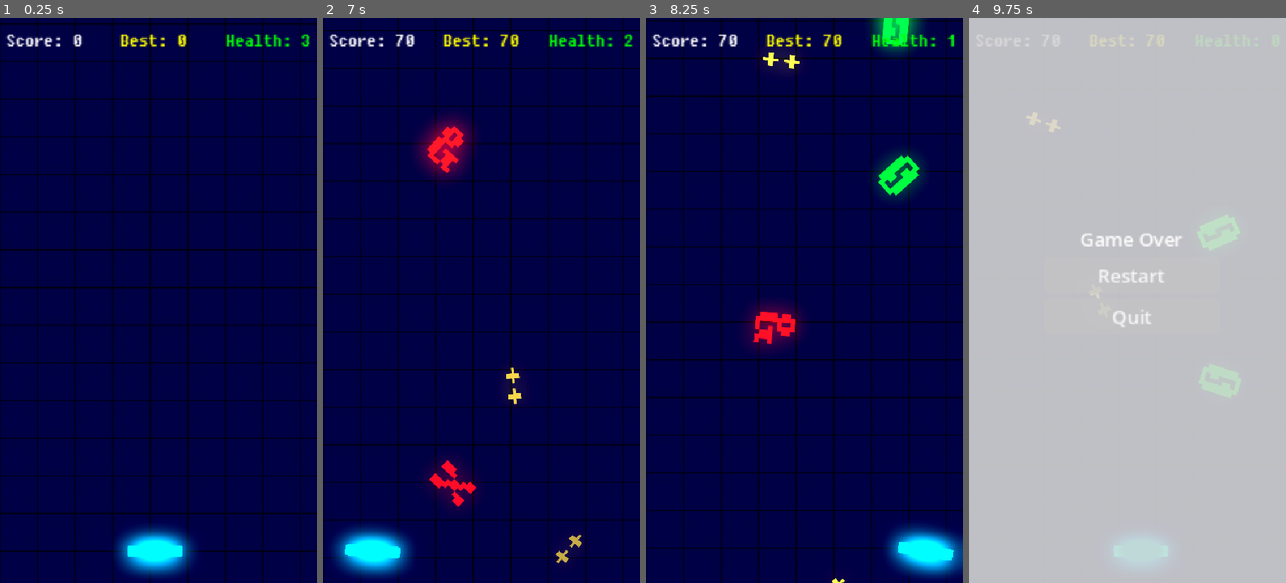
Above: before the commit, frames 1-4 (left to right).
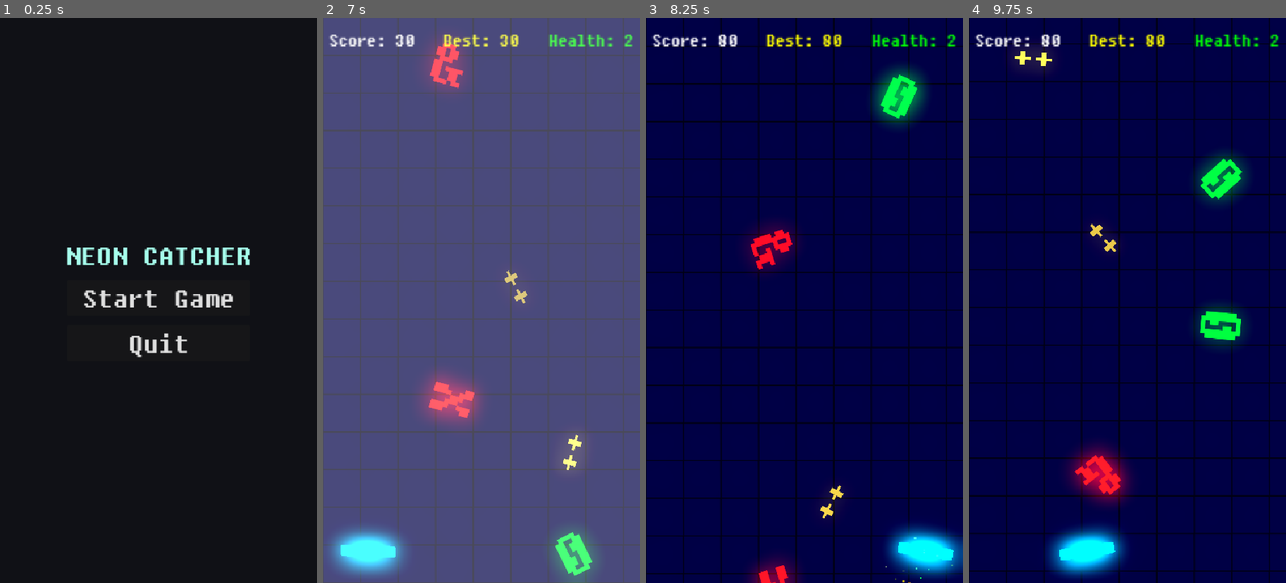
Above: after the commit, the same moments.

Repository: Fuheshka/Neon-Catcher
Game: Godot game, scene res://scenes/main_menu.tscn
Same seed, same stepped clock (60 frames per second), same inputs: the game is played once before the commit and once after it. Before the commit the project starts from res://scenes/main.tscn. The engine's default icon, where the game draws it, is replaced by a stand-in: a white triangle on a blue panel in a dark square.
Inputs (mouse positions are in pixels of both pictures, inside the frame that each line leads up to):
- Up to frame 1 (0.25 s): no input
- Up to frame 2 (7 s): click (481, 300) at 0.5 s, where only the run after the commit has a clickable "Start Game"; hold D (move_right) 1.28-2.03 s; hold A (move_left) 2.03-2.78 s; hold D (move_right) 2.78-4.28 s; hold A (move_left) 4.28-6.53 s; hold D (move_right) from 6.53 s (still down)
- Up to frame 3 (8.25 s): keep holding D (move_right)
- Up to frame 4 (9.75 s): release D (move_right) at 8.78 s; hold A (move_left) from 8.78 s (still down)

The runs differ from the first frame. In frame 1, 93% of the frame differs, in the area x 0-100%, y 0-100%; in frame 2, 100%; in frame 3, 12%; in frame 4, 100%.

Commit message:
Add main menu scene and controller
Introduce a new main menu as the game's startup scene and its controller. Adds scenes/main_menu.tscn (UI, theme, Start/Quit buttons) and scripts/MainMenu.gd (+ UID file) to handle start/quit actions and a pulsing title. Update project.godot to point run/main_scene to the new menu. Adjust main.tscn to use updated GridScroller resource UID. Improve GameOverScreen.gd quit handler to safely unpause and change to the new main_menu.tscn.

Diff:
--- a/project.godot
+++ b/project.godot
@@ -11,7 +11,7 @@
 [application]
 
 config/name="Neon Catcher"
-run/main_scene="uid://c56jho8fwbs05"
+run/main_scene="uid://dakuwgo1mumsw"
 config/features=PackedStringArray("4.6", "GL Compatibility")
 config/icon="res://icon.svg"
 
--- /dev/null
+++ b/scenes/main_menu.tscn
@@ -0,0 +1,62 @@
+[gd_scene format=3 uid="uid://dakuwgo1mumsw"]
+
+[ext_resource type="Script" uid="uid://ct0vep1yasvc" path="res://scripts/MainMenu.gd" id="1"]
+[ext_resource type="FontFile" uid="uid://7gmdxpbn8lpj" path="res://assets/ofont.ru_Fixedsys.ttf" id="2"]
+
+[sub_resource type="Theme" id="Theme_main_menu"]
+default_font = ExtResource("2")
+
+[sub_resource type="Theme" id="Theme_ekxnf"]
+default_font = ExtResource("2")
+default_font_size = 52
+
+[node name="MainMenu" type="Control" unique_id=1788953916 node_paths=PackedStringArray("start_button", "quit_button", "title_label")]
+layout_mode = 3
+anchors_preset = 15
+anchor_right = 1.0
+anchor_bottom = 1.0
+grow_horizontal = 2
+grow_vertical = 2
+theme = SubResource("Theme_main_menu")
+script = ExtResource("1")
+start_button = NodePath("CenterContainer/VBoxContainer/StartButton")
+quit_button = NodePath("CenterContainer/VBoxContainer/QuitButton")
+title_label = NodePath("CenterContainer/VBoxContainer/TitleLabel")
+
+[node name="Background" type="ColorRect" parent="." unique_id=295733714]
+layout_mode = 0
+anchor_right = 1.0
+anchor_bottom = 1.0
+grow_horizontal = 2
+grow_vertical = 2
+color = Color(0.0666667, 0.0705882, 0.0901961, 1)
+
+[node name="CenterContainer" type="CenterContainer" parent="." unique_id=2016694807]
+layout_mode = 0
+anchor_right = 1.0
+anchor_bottom = 1.0
+grow_horizontal = 2
+grow_vertical = 2
+
+[node name="VBoxContainer" type="VBoxContainer" parent="CenterContainer" unique_id=1917754102]
+layout_mode = 2
+theme = SubResource("Theme_ekxnf")
+theme_override_constants/separation = 16
+alignment = 1
+
+[node name="TitleLabel" type="Label" parent="CenterContainer/VBoxContainer" unique_id=1447557396]
+modulate = Color(0.654902, 1, 0.929412, 1)
+layout_mode = 2
+text = "NEON CATCHER"
+horizontal_alignment = 1
+vertical_alignment = 1
+
+[node name="StartButton" type="Button" parent="CenterContainer/VBoxContainer" unique_id=1294985203]
+custom_minimum_size = Vector2(240, 0)
+layout_mode = 2
+text = "Start Game"
+
+[node name="QuitButton" type="Button" parent="CenterContainer/VBoxContainer" unique_id=1068384368]
+custom_minimum_size = Vector2(240, 0)
+layout_mode = 2
+text = "Quit"
--- a/scripts/GameOverScreen.gd
+++ b/scripts/GameOverScreen.gd
@@ -26,4 +26,9 @@
 
 
 func _on_quit_pressed() -> void:
-	get_tree().quit()
+	# Grab tree once to avoid null after scene switch.
+	var tree := get_tree()
+	if tree == null:
+		return
+	tree.paused = false
+	tree.change_scene_to_file("res://scenes/main_menu.tscn")
--- /dev/null
+++ b/scripts/MainMenu.gd
@@ -0,0 +1,41 @@
+extends Control
+class_name MainMenu
+
+"""Main menu UI with start/quit actions and a pulsing title."""
+
+@export var start_button: Button
+@export var quit_button: Button
+@export var title_label: Label
+
+var _title_tween: Tween
+
+
+func _ready() -> void:
+	if is_instance_valid(start_button):
+		start_button.pressed.connect(_on_start_pressed)
+	if is_instance_valid(quit_button):
+		quit_button.pressed.connect(_on_quit_pressed)
+	_start_title_pulse()
+
+
+func _start_title_pulse() -> void:
+	if not is_instance_valid(title_label):
+		return
+	if is_instance_valid(_title_tween):
+		_title_tween.kill()
+	title_label.pivot_offset = title_label.size * 0.5
+	title_label.scale = Vector2.ONE
+	_title_tween = create_tween()
+	_title_tween.set_trans(Tween.TRANS_SINE)
+	_title_tween.set_ease(Tween.EASE_IN_OUT)
+	_title_tween.set_loops()
+	_title_tween.tween_property(title_label, "scale", Vector2(1.08, 1.08), 0.8)
+	_title_tween.tween_property(title_label, "scale", Vector2.ONE, 0.8)
+
+
+func _on_start_pressed() -> void:
+	get_tree().change_scene_to_file("res://scenes/main.tscn")
+
+
+func _on_quit_pressed() -> void:
+	get_tree().quit()
Not shown: 1 places in scenes/main.tscn that only renumber resources
Not shown, added: scripts/MainMenu.gd.uid
